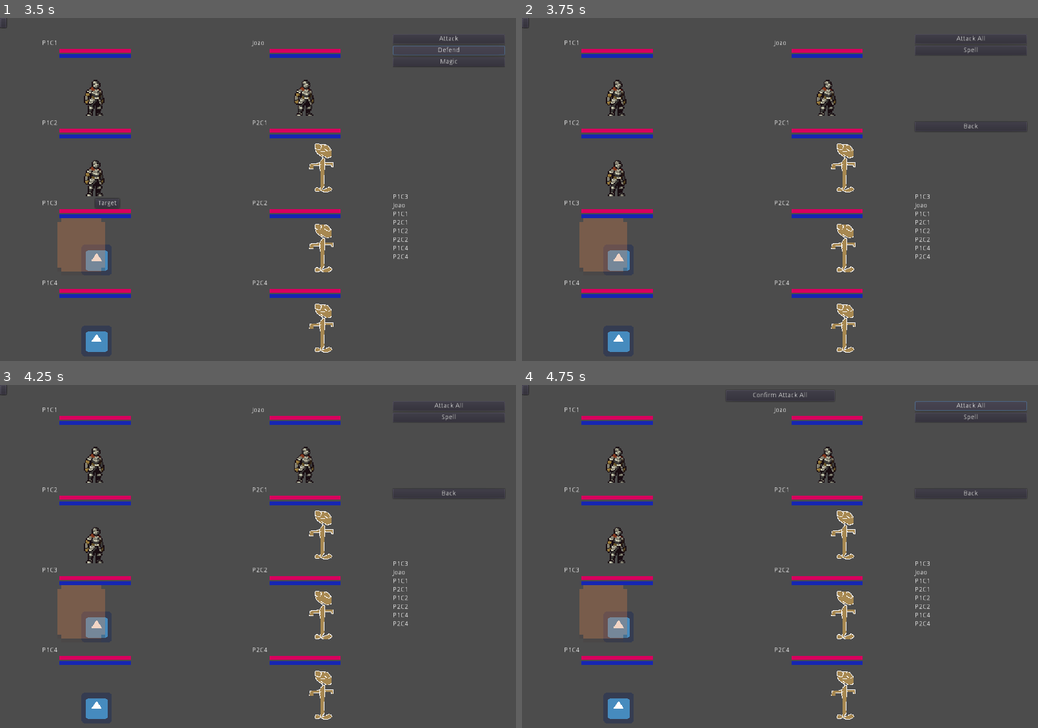
Above: before the commit, frames 1-4 (two rows, left to right).
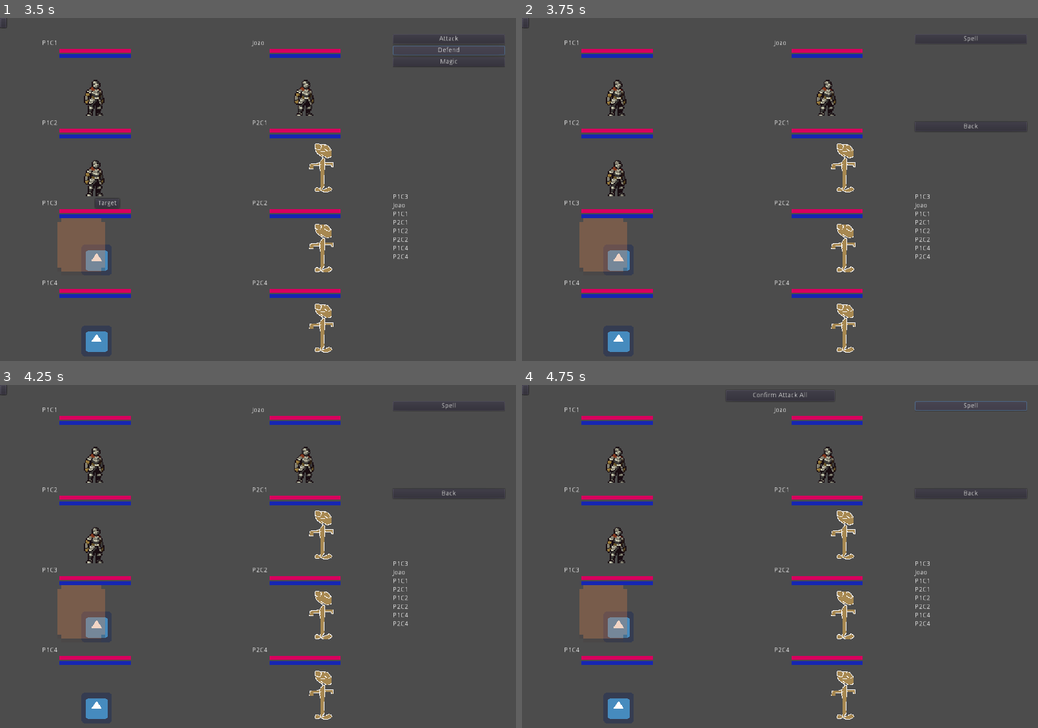
Above: after the commit, the same moments.

Repository: SiTOTG/Magic-Wars
Game: Godot game, scene res://Main.tscn
Two runs of this game, one before a commit and one after it. Both use one fixed random seed, a clock stepped at 60 frames per second and the inputs below. The engine's default icon, where the game draws it, is replaced by a stand-in: a white triangle on a blue panel in a dark square.
Inputs (mouse positions are in pixels of both pictures, inside the frame that each line leads up to):
- Up to frame 1 (3.5 s): click "Attack" at 0.5 s; click (5, 21) at 1.27 s; click (5, 21) at 2.02 s; click "Defend" at 2.75 s
- Up to frame 2 (3.75 s): click "Magic" at 3.5 s
- Up to frame 3 (4.25 s): no input
- Up to frame 4 (4.75 s): click (970, 405) at 4.25 s, where only the run before the commit has a clickable "Attack All"

Frame 1 is identical in both runs. In frame 2, less than 0.1% of the frame differs, in the area x 77-97%, y 5-11%; in frame 3, less than 0.1%; in frame 4, less than 0.1%.

Commit message:
Add Special Animation to Spell

Diff:
--- a/Actions/MultiOptionAction/MultiOptionAction.gd
+++ b/Actions/MultiOptionAction/MultiOptionAction.gd
@@ -30,6 +30,7 @@
 
 func add_option(option: Resource):
 	options.append(option)
+# warning-ignore:return_value_discarded
 	option.connect("finished_action", self, "finish_action")
 
 func do_activate():
--- a/Actions/Spells/SpellAction.gd
+++ b/Actions/Spells/SpellAction.gd
@@ -11,6 +11,8 @@
 func do_apply_action(targets):
 	var origin = turn_order.current_turn as CharacterNode
 	origin.mp -= manacost
-	#origin.play_animation(spell_animation)
-	#for character in targets:
-	#	origin.spell(character)
+	origin.animation_player.play("Special")
+	origin.animation_player.queue("Attack")
+	origin.animation_player.queue("Idle")
+	for character in targets:
+		origin.attack(character)
--- a/Character/CharacterSlot.gd
+++ b/Character/CharacterSlot.gd
@@ -26,6 +26,7 @@
 	character.centered = false
 # warning-ignore:return_value_discarded
 	character.connect("hp_updated", hpbar, "update_bar")
+# warning-ignore:return_value_discarded
 	character.connect("mp_updated", mpbar, "update_bar")
 	nameLabel = $NameLabel
 	nameLabel.text = character.character.characterName
--- a/Character/Special/Magic/MagicNode.gd
+++ b/Character/Special/Magic/MagicNode.gd
@@ -4,7 +4,7 @@
 
 func _ready():
 	action.action_name = "Magic"
-	action.add_option(load("res://Actions/DummyAttackAll.tres").duplicate(true))
+	#action.add_option(load("res://Actions/DummyAttackAll.tres").duplicate(true))
 	action.add_option(load("res://Actions/Spells/DummySpell.tres").duplicate(true))
 
 func get_action():
